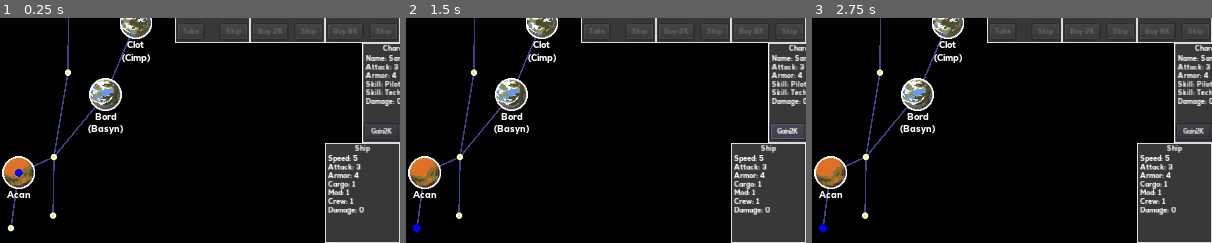
Above: before the commit, frames 1-3 (left to right).
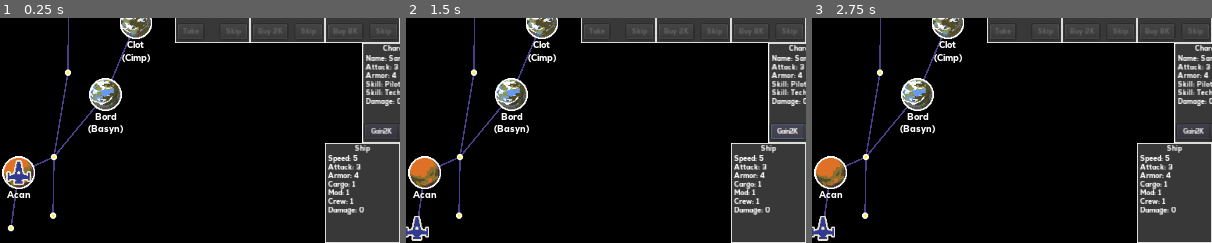
Above: after the commit, the same moments.

Repository: kosinaz/20-parsecs
Game: Godot game, scene res://scenes/ingame.tscn
The game is run twice, just before and just after one commit, with the same random seed, the same clock (stepped at 60 frames per second) and the same inputs.
Inputs (mouse positions are % of the whole screen's width and height, from its top left):
- Up to frame 1 (0.25 s): no input
- Up to frame 2 (1.5 s): click (1, 97) at 0.52 s; click "Gain2K" at 1.25 s
- Up to frame 3 (2.75 s): click (1, 97) at 2.02 s
The pictures show only the part of the screen within x 0-50%, y 50-100%; the shares and areas given below are measured in that part.

The runs differ from the first frame. In frame 1, 0.4% of the frame differs, in the area x 1-8%, y 63-75%; in frame 2, 0.4%; in frame 3, 0.4%.

Commit message:
add player and patrol art

Diff:
--- a/20 Parsecs/scenes/ingame.tscn
+++ b/20 Parsecs/scenes/ingame.tscn
@@ -1,6 +1,6 @@
-[gd_scene load_steps=48 format=2]
-
-[ext_resource path="res://scenes/player.tscn" type="PackedScene" id=1]
+[gd_scene load_steps=51 format=2]
+
+[ext_resource path="res://images/player.png" type="Texture" id=1]
 [ext_resource path="res://scenes/space.tscn" type="PackedScene" id=2]
 [ext_resource path="res://scenes/ingame.gd" type="Script" id=3]
 [ext_resource path="res://scenes/ship.gd" type="Script" id=4]
@@ -40,6 +40,9 @@
 [ext_resource path="res://scenes/buttonfont.tres" type="DynamicFont" id=38]
 [ext_resource path="res://scenes/panelfont.tres" type="DynamicFont" id=39]
 [ext_resource path="res://scenes/cargo.gd" type="Script" id=40]
+[ext_resource path="res://scenes/player.gd" type="Script" id=41]
+[ext_resource path="res://images/patrol a.png" type="Texture" id=42]
+[ext_resource path="res://images/patrol d.png" type="Texture" id=43]
 
 [sub_resource type="DynamicFont" id=7]
 use_filter = true
@@ -387,8 +390,31 @@
 position = Vector2( 1001, 528 )
 space_1 = 45
 
-[node name="Player" parent="." instance=ExtResource( 1 )]
-unique_name_in_owner = true
+[node name="Player" type="Sprite" parent="."]
+unique_name_in_owner = true
+position = Vector2( 511.25, 288.25 )
+texture = ExtResource( 1 )
+script = ExtResource( 41 )
+
+[node name="PatrolA" type="Sprite" parent="."]
+unique_name_in_owner = true
+position = Vector2( 511.25, 288.25 )
+texture = ExtResource( 42 )
+
+[node name="PatrolB" type="Sprite" parent="."]
+unique_name_in_owner = true
+position = Vector2( 511.25, 288.25 )
+texture = ExtResource( 43 )
+
+[node name="PatrolC" type="Sprite" parent="."]
+unique_name_in_owner = true
+position = Vector2( 511.25, 288.25 )
+texture = ExtResource( 1 )
+
+[node name="PatrolD" type="Sprite" parent="."]
+unique_name_in_owner = true
+position = Vector2( 511.25, 288.25 )
+texture = ExtResource( 1 )
 
 [node name="CanvasLayer" type="CanvasLayer" parent="."]
 
--- a/20 Parsecs/scenes/player.gd
+++ b/20 Parsecs/scenes/player.gd
@@ -7,9 +7,6 @@
 var bsyn = 0
 var cimp = 0
 var dreb = 0
-
-func _draw():
-	draw_circle(Vector2(), 5, Color.blue)
 
 func get_money():
 	return money
Binary file added: 20 Parsecs/images/patrol a.png
Not shown, added: 20 Parsecs/images/patrol a.png.import
Binary file added: 20 Parsecs/images/patrol b.png
Not shown, added: 20 Parsecs/images/patrol b.png.import
Binary file added: 20 Parsecs/images/patrol c.png
Not shown, added: 20 Parsecs/images/patrol c.png.import
Binary file added: 20 Parsecs/images/patrol d.png
Not shown, added: 20 Parsecs/images/patrol d.png.import
Binary file added: 20 Parsecs/images/player.png
Not shown, added: 20 Parsecs/images/player.png.import
